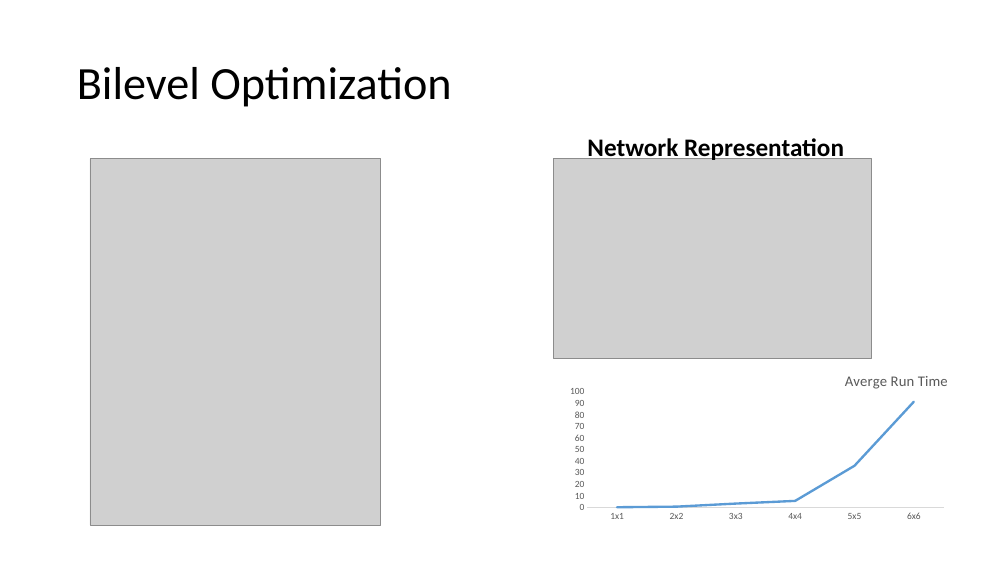
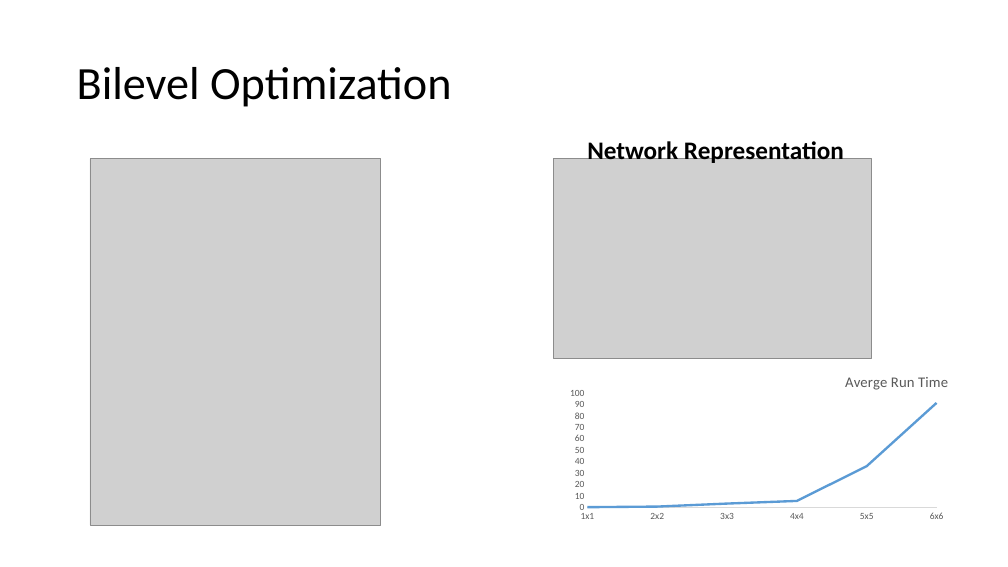
Before and after one commit to sirmarcis/CSP-Final-Project, a slide deck: slide 8 of CSP4.pptx. Drawn at 1008x567 pixels with LibreOffice and Linux fonts; fonts in the diff are those of the drawing; grey boxes stand for pictures. Boxes give left, top, right and bottom in pixels: in the first picture for what was removed or moved away, otherwise in the second. Text is boxed around its words. In the diff, an @@ line names an element or a change of style, - is before the commit and + after.

```diff
--- a/CSP4.pptx
+++ b/CSP4.pptx
@@ text "Network Representation" at box(587, 139, 844, 163): line spacing 0.9 to 1; less space between paragraphs @@
@@ line chart at box(563, 349, 951, 525) @@
@@ title "Averge Run Time " to "Averge Run Time" @@
@@ category axis changed @@
@@ value axis changed @@
@@ lettering changed @@
```
Also in this commit, not shown: 9 other slides changed, 5 slides added, 1 slide removed.
